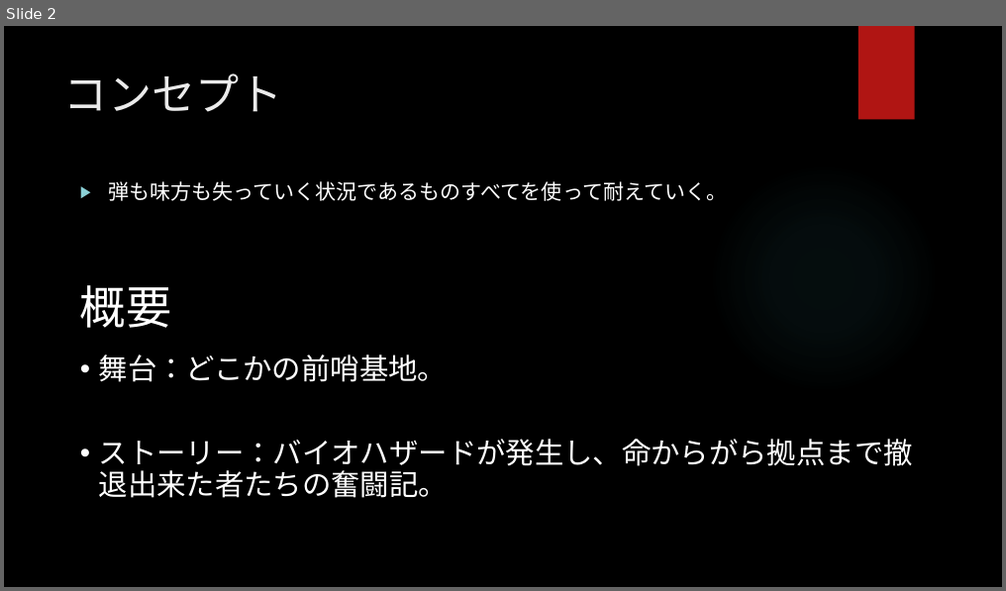
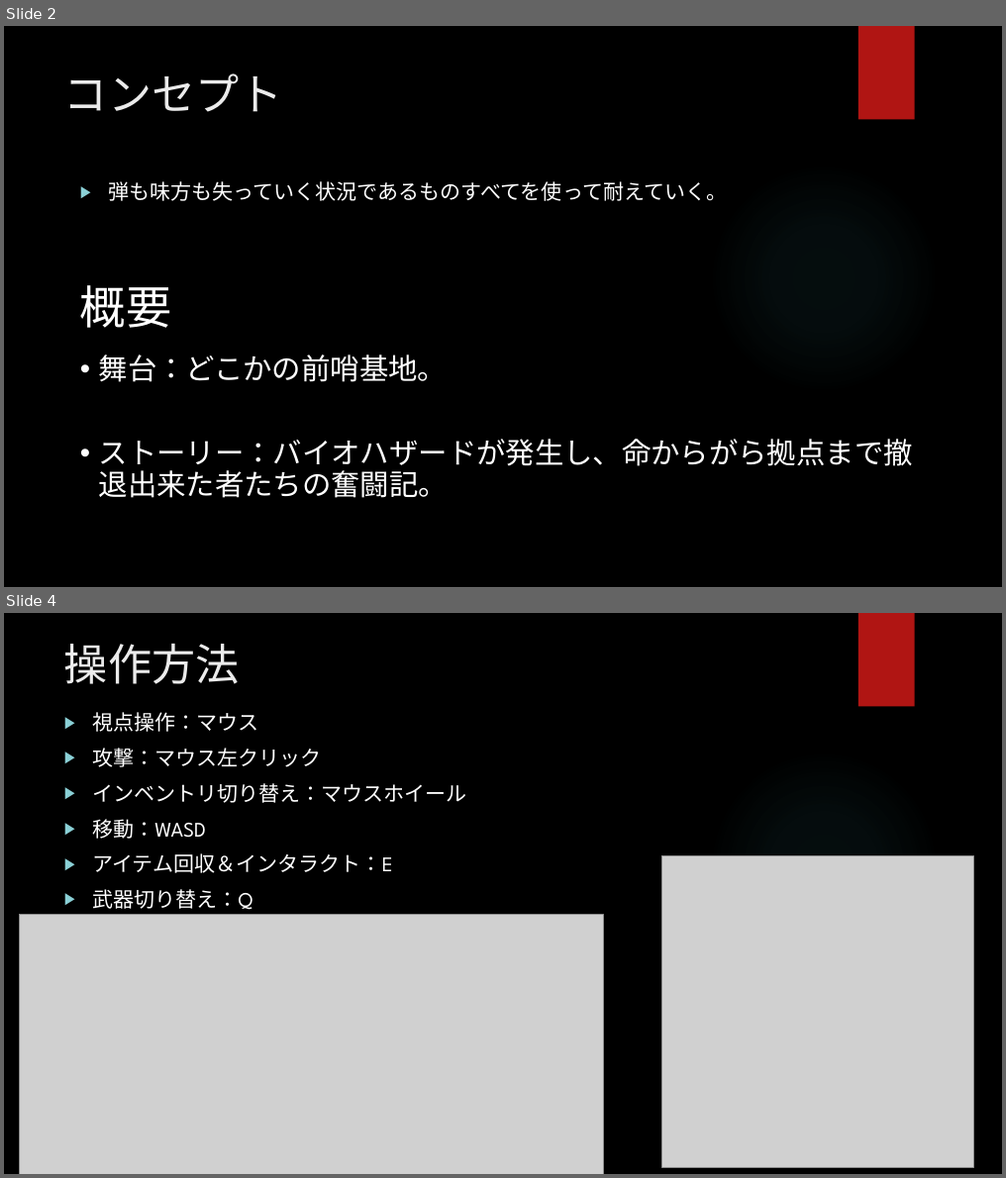
Before and after one commit to Aiko-Dornan/UE_TowerDeffense_Solo, a slide deck: ゲーム制作企画書.pptx. Shown one above the other, each under a label of ours: slide 2 before the commit, slides 2 and 4 after it; the slides between them are not shown. The pictures are 1006x591 and 1006x1178 pixels, drawn with LibreOffice and Linux fonts; fonts in the diff are those of the drawing; grey boxes stand for pictures; background and template pictures are left out. Boxes give left, top, right and bottom in pixels: in the first picture for what was removed or moved away, otherwise in the second. Text is boxed around its words. In the diff, an @@ line names an element or a change of style, - is before the commit and + after.

```diff
--- a/ゲーム制作企画書.pptx
+++ b/ゲーム制作企画書.pptx
@@ slide 4 added at bbox=[4, 613, 1002, 1174], background picture (left out); not listed: 2 template elements that a slide beside it also shows @@
@@ title added at bbox=[64, 643, 239, 684], 42 pt, text #EBEBEB @@
+操作方法
@@ text added at bbox=[92, 712, 467, 910], 20 pt, text #FFFFFF @@
+▶ 視点操作：マウス
+▶ 攻撃：マウス左クリック
+▶ インベントリ切り替え：マウスホイール
+▶ 移動：WASD
+▶ アイテム回収＆インタラクト：E
+▶ 武器切り替え：Q
@@ picture added at bbox=[662, 856, 974, 1167] @@
@@ picture added at bbox=[20, 915, 604, 1174] @@
```
Also in this commit, not shown: 1 slide changed, 1 slide removed.
